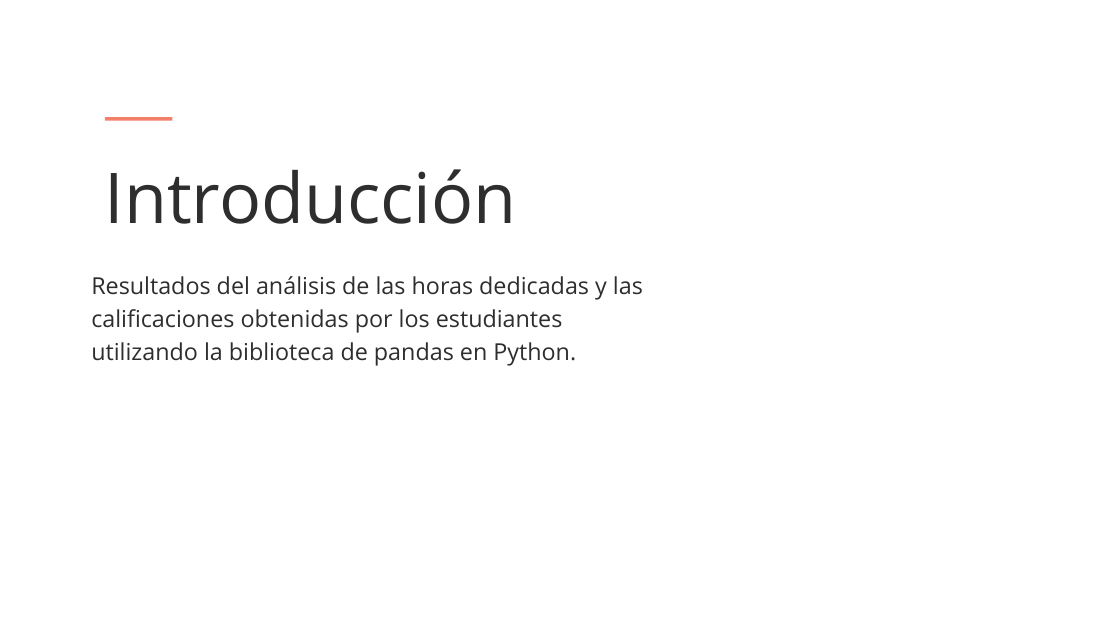
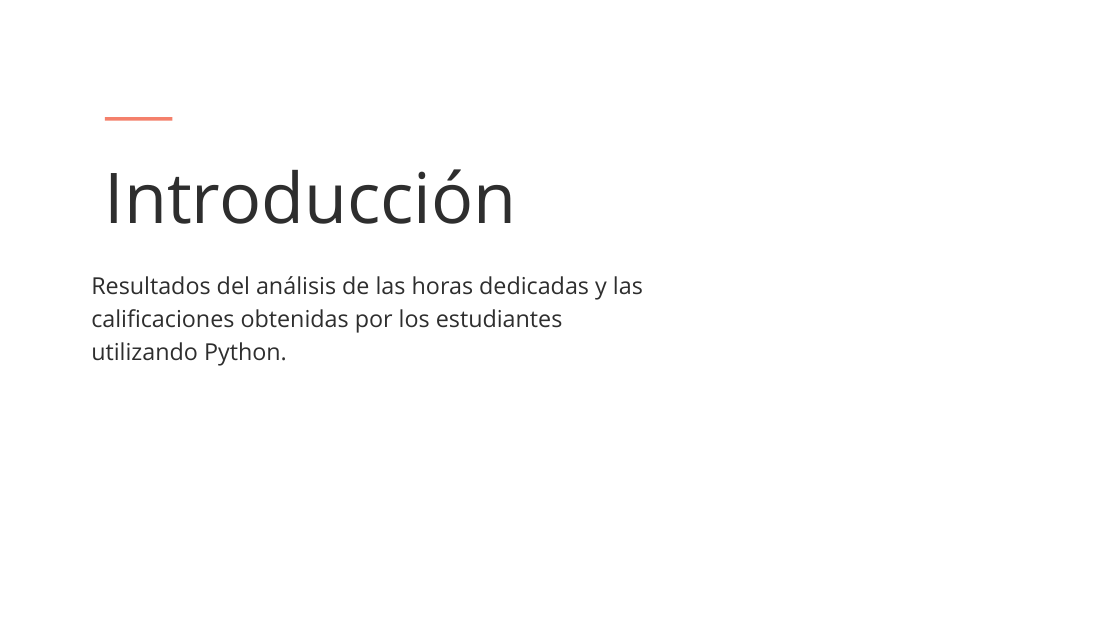
Before and after one commit to Lara-Mario2000/Banregio-PruebaTecnica, a slide deck: slide 2 of Presentacion Banregio.pptx. Drawn at 1120x630 pixels with LibreOffice and Linux fonts; fonts in the diff are those of the drawing. Boxes give left, top, right and bottom in pixels: in the first picture for what was removed or moved away, otherwise in the second. Text is boxed around its words. In the diff, an @@ line names an element or a change of style, - is before the commit and + after.

```diff
--- a/Presentacion Banregio.pptx
+++ b/Presentacion Banregio.pptx
@@ text at [91,276,643,366]: text changed @@
-Resultados del análisis de las horas dedicadas y las calificaciones obtenidas por los estudiantes utilizando la biblioteca de pandas en Python.
+Resultados del análisis de las horas dedicadas y las calificaciones obtenidas por los estudiantes utilizando Python.
```
Also in this commit, not shown: 5 other slides changed, 1 other file.
